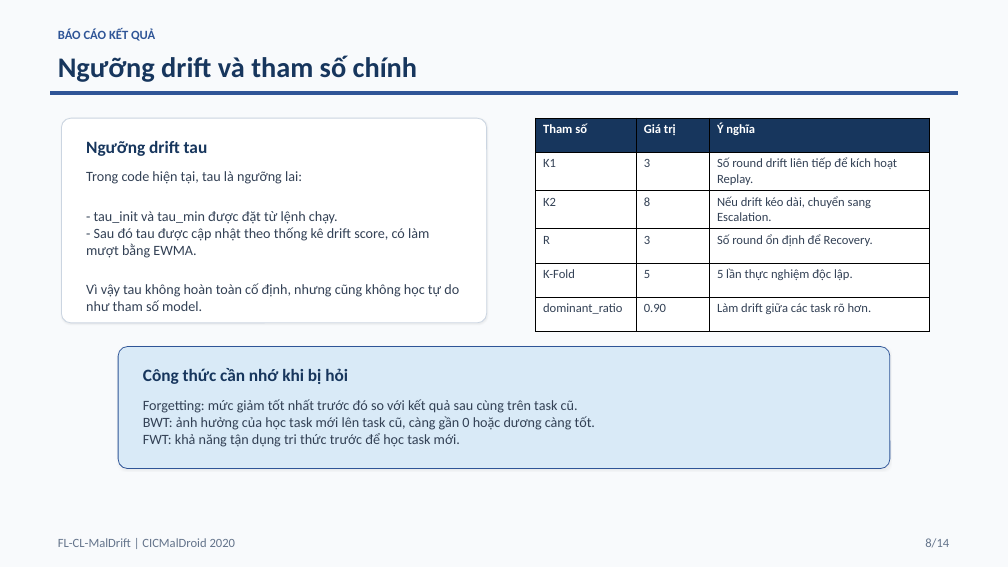
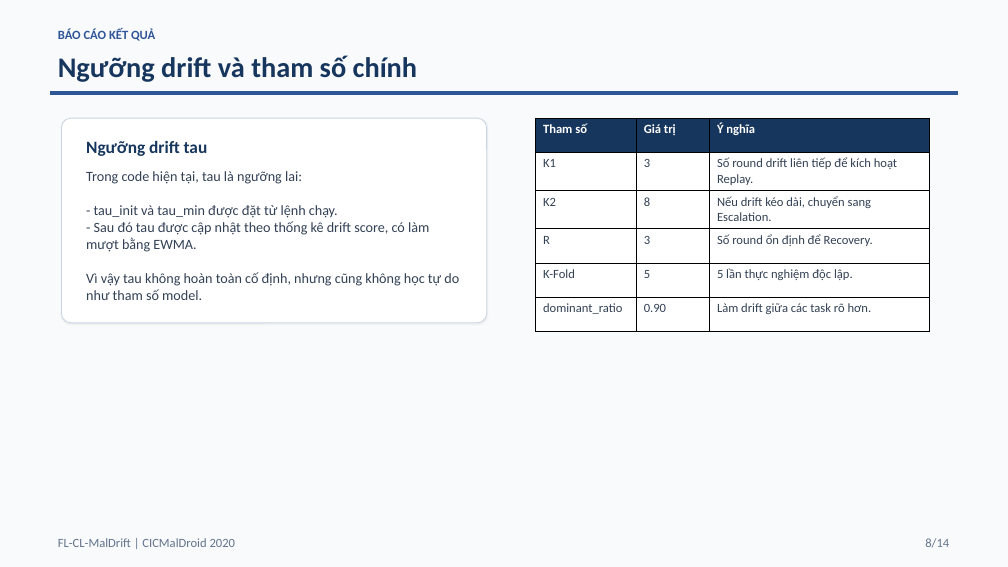
Before and after one commit to hlphuong/fl-cl-maldrift-v2, a slide deck: slide 8 of BAO_CAO_KET_QUA_FL_CL_MalDrift.pptx. Drawn at 1008x567 pixels with LibreOffice and Linux fonts; fonts in the diff are those of the drawing. Boxes give left, top, right and bottom in pixels: in the first picture for what was removed or moved away, otherwise in the second. Text is boxed around its words. In the diff, an @@ line names an element or a change of style, - is before the commit and + after.

```diff
--- a/BAO_CAO_KET_QUA_FL_CL_MalDrift.pptx
+++ b/BAO_CAO_KET_QUA_FL_CL_MalDrift.pptx
@@ text "Trong code hiện tại, tau ..." rewrapped from <box>86,171,459,311</box> to <box>86,171,459,300</box> @@
@@ rounded rectangle removed at <box>118,346,890,468</box> @@
@@ text removed at <box>143,368,348,384</box> @@
-Công thức cần nhớ khi bị hỏi
@@ text removed at <box>143,399,595,447</box> @@
-Forgetting: mức giảm tốt nhất trước đó so với kết quả sau cùng trên task cũ.
-BWT: ảnh hưởng của học task mới lên task cũ, càng gần 0 hoặc dương càng tốt.
-FWT: khả năng tận dụng tri thức trước để học task mới.
```
Also in this commit, not shown: 7 other slides changed, 1 slide added, 1 slide removed, 1 other file.
